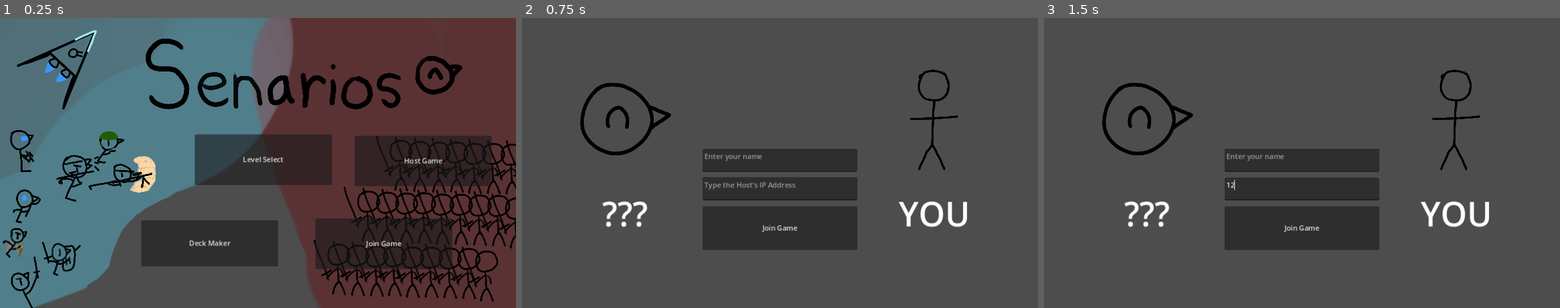
Above: before the commit, frames 1-3 (left to right).
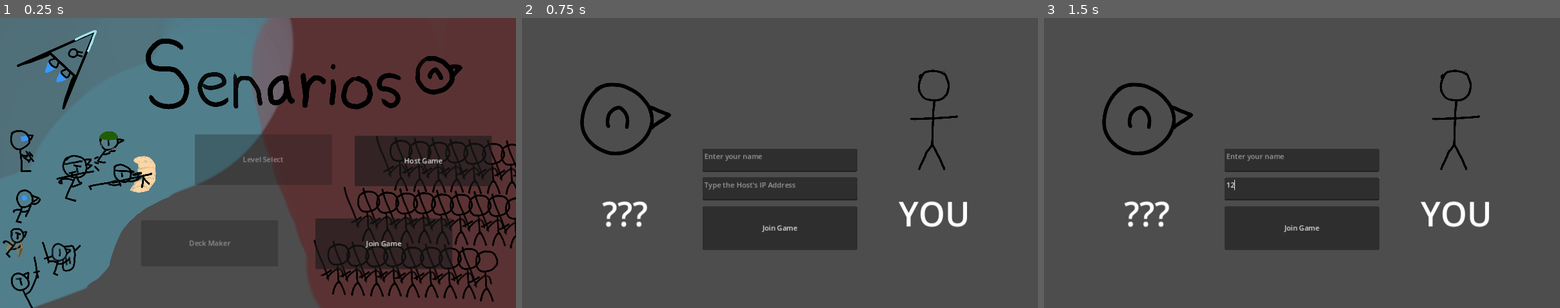
Above: after the commit, the same moments.

Repository: WywySenarios/Senarios
Game: Godot game, scene res://Scenes/main_menu.tscn
The game is run twice, just before and just after one commit, with the same random seed, the same clock (stepped at 60 frames per second) and the same inputs.
Inputs (mouse positions are in pixels of both pictures, inside the frame that each line leads up to):
- Up to frame 1 (0.25 s): no input
- Up to frame 2 (0.75 s): click "Join Game" at 0.5 s
- Up to frame 3 (1.5 s): click (1302, 189) at 1.27 s; type "12" at 1.35 s

The runs differ from the first frame. In frame 1, 1.4% of the frame differs, in the area x 36-55%, y 40-79%; in frame 2, nothing differs; in frame 3, nothing differs.

Commit message:
Slight Fixes
Reset the Stickmen Deck so it's production-ready

Added the Fusion Reactor card and GenerateEnergy move

Added a ability flag

Fixed cost of cards

Removed redundant _process functions

Added button at the end of the game to return to the main menu screen

Disabled non-functional main menu screen buttons

Temporarily disabled equivalence check for MoveAll.

Fixed match criterion for MoveAll

Removed null move warning. I'm getting lazy I guess.

Suppressed a couple of (but not all) warnings relating to overshadowing variables and integer division.

Diff:
--- a/Scenes/level.tscn
+++ b/Scenes/level.tscn
@@ -213,5 +213,22 @@
 text = "You Win!"
 fit_content = true
 
+[node name="End Game Button" type="Button" parent="."]
+visible = false
+layout_mode = 1
+anchors_preset = 8
+anchor_left = 0.5
+anchor_top = 0.5
+anchor_right = 0.5
+anchor_bottom = 0.5
+offset_left = -266.0
+offset_top = -16.5
+offset_right = 266.0
+offset_bottom = 16.5
+grow_horizontal = 2
+grow_vertical = 2
+text = "Go Back to Main Menu"
+
 [connection signal="button_up" from="Player HUD/Next Turn Button" to="." method="requestTurnChange"]
 [connection signal="button_up" from="Card Draw Ready Button" to="." method="_on_button_button_up"]
+[connection signal="button_up" from="End Game Button" to="." method="onMainMenuButtonUp"]
--- a/Scenes/main_menu.tscn
+++ b/Scenes/main_menu.tscn
@@ -16,6 +16,7 @@
 offset_top = 260.0
 offset_right = 741.0
 offset_bottom = 373.0
+disabled = true
 text = "Level Select"
 
 [node name="Deck Maker Button" type="Button" parent="."]
@@ -23,6 +24,7 @@
 offset_top = 452.0
 offset_right = 621.0
 offset_bottom = 555.0
+disabled = true
 text = "Deck Maker"
 
 [node name="Join Game Button" type="Button" parent="."]
--- a/data/decks/Default Stickman.tres
+++ b/data/decks/Default Stickman.tres
@@ -5,4 +5,4 @@
 [resource]
 script = ExtResource("1_nja7o")
 name = ""
-content = Array[String](["Gen-4-Stickman", "Gen-4-Stickman", "Gen-4-Stickman", "Gen-4-Stickman", "Gen-4-Stickman", "Gen-4-Stickman", "Gen-4-Stickman", "Gen-4-Stickman", "Gen-4-Stickman", "Gen-4-Stickman", "Gen-4-Stickman", "Gen-4-Stickman", "Gen-4-Stickman", "Gen-4-Stickman", "Gen-4-Stickman", "Production-Break", "Production-Break …(437 unchanged characters)…
+content = Array[String](["Gen-4-Stickman-Factory", "Gen-4-Stickman-Factory", "Gen-4-Stickman-Factory", "Gen-4-Stickman-Factory", "Gen-4-Stickman-Factory", "Gen-4-Stickman-Factory", "Gen-4-Stickman-Factory", "Gen-4-Stickman-Factory", "Gen-4-Stickman-Factory", "Gen-4-Stickman-Factory", "Gen-4-Stickman-Factory", "Gen-4-Stickman-Factory", "Gen-4-Stickman-Factory", "Gen-4-Stickman-Factory", "Gen-4-Stickman-Factory", "Production-Break", "Production-Break …(437 unchanged characters)…
--- a/data/decks/Default Wywy.tres
+++ b/data/decks/Default Wywy.tres
@@ -5,4 +5,4 @@
 [resource]
 script = ExtResource("1_120i7")
 name = ""
-content = Array[String](["Shock-Trooper", "Shock-Trooper", " …(96 unchanged characters)… er", "Shock-Trooper", "Shock-Trooper", "Reconstruction-Wywy", "Reconstruction-Wywy", "Reconstruction-Wywy", "Reconstruction-Wywy", "Reconstruction-Wywy", "Reconstruction-Wywy", "Reconstruction-Wywy", "Reconstruction-Wywy", "Reconstruction-Wywy", "Reconstruction-Wywy", "Nebula-Trooper", "Nebula-Trooper", "Nebula-Trooper", "Nebula-Trooper", "Nebula-Trooper", "Nebula-Trooper", "Nebula-Trooper", "Nebula-Trooper", "Nebula-Trooper", "Nebula-Trooper", "Whey-Gas", "Whey-Gas", "Whey …(91 unchanged characters)…
+content = Array[String](["Shock-Trooper", "Shock-Trooper", " …(96 unchanged characters)… er", "Shock-Trooper", "Shock-Trooper", "Fusion-Reactor", "Fusion-Reactor", "Fusion-Reactor", "Fusion-Reactor", "Fusion-Reactor", "Reconstruction-Wywy", "Reconstruction-Wywy", "Reconstruction-Wywy", "Reconstruction-Wywy", "Reconstruction-Wywy", "Nebula-Trooper", "Nebula-Trooper", "Nebula-Trooper", "Nebula-Trooper", "Nebula-Trooper", "Nebula-Trooper", "Nebula-Trooper", "Nebula-Trooper", "Shock-Trooper", "Shock-Trooper", "Whey-Gas", "Whey-Gas", "Whey …(91 unchanged characters)…
--- /dev/null
+++ b/resources/Fusion-Reactor.tres
@@ -0,0 +1,43 @@
+[gd_resource type="Resource" script_class="Entity" load_steps=8 format=3 uid="uid://bg52ec3v6mfp5"]
+
+[ext_resource type="Script" path="res://scripts/card/ability.gd" id="1_ydd6p"]
+[ext_resource type="Script" path="res://scripts/card/entity.gd" id="2_51bml"]
+[ext_resource type="Script" path="res://scripts/card/move.gd" id="2_p0dpk"]
+[ext_resource type="Script" path="res://scripts/card/moves/GenerateEnergy.gd" id="3_5su1i"]
+
+[sub_resource type="Resource" id="Resource_32gms"]
+script = ExtResource("3_5su1i")
+energy = 1
+name = "N/A"
+tooltip = ""
+quick_tooltip = ""
+
+[sub_resource type="Resource" id="Resource_6x6ma"]
+script = ExtResource("1_ydd6p")
+name = "N/A"
+tooltip = ""
+quick_tooltip = ""
+flags = Array[String](["NewRoundEnergy"])
+move = SubResource("Resource_32gms")
+prompt = {}
+
+[sub_resource type="Resource" id="Resource_64ckp"]
+script = ExtResource("2_p0dpk")
+name = "N/A"
+tooltip = ""
+quick_tooltip = ""
+
+[resource]
+script = ExtResource("2_51bml")
+health = 2
+hpr = 0
+shield = 0
+aggressive = true
+name = "N/A"
+cardID = "Fusion-Reactor"
+cardType = ""
+generation = 0
+cost = 1
+type = Array[String]([])
+move = SubResource("Resource_64ckp")
+abilities = Array[ExtResource("1_ydd6p")]([SubResource("Resource_6x6ma")])
--- a/resources/Gen-4-Deathstick.tres
+++ b/resources/Gen-4-Deathstick.tres
@@ -21,7 +21,7 @@
 cardID = "Gen-4-Deathstick"
 cardType = ""
 generation = 0
-cost = 0
+cost = 3
 type = Array[String]([])
 move = SubResource("Resource_83o3h")
 abilities = Array[ExtResource("1_085gq")]([])
--- a/resources/Gen-4-Stickman-Factory.tres
+++ b/resources/Gen-4-Stickman-Factory.tres
@@ -18,7 +18,6 @@
 hpr = 0
 shield = 0
 aggressive = true
-abilities = Array[ExtResource("1_idxnr")]([])
 name = "N/A"
 cardID = "Gen-4-Stickman-Factory"
 cardType = ""
@@ -26,3 +25,4 @@
 cost = 1
 type = Array[String]([])
 move = SubResource("Resource_i80rw")
+abilities = Array[ExtResource("1_idxnr")]([])
--- a/resources/Gen-4-Stickman.tres
+++ b/resources/Gen-4-Stickman.tres
@@ -1,6 +1,5 @@
-[gd_resource type="Resource" script_class="Entity" load_steps=6 format=3 uid="uid://dj6fq4kxuiqw3"]
+[gd_resource type="Resource" script_class="Entity" load_steps=5 format=3 uid="uid://dj6fq4kxuiqw3"]
 
-[ext_resource type="Texture2D" uid="uid://ctm24mfwo6rou" path="res://assets/cards/card_images/cardImage-Gen-4-Stickman.png" id="1_518ne"]
 [ext_resource type="Script" path="res://scripts/card/entity.gd" id="1_i8f4h"]
 [ext_resource type="Script" path="res://scripts/card/ability.gd" id="1_im243"]
 [ext_resource type="Script" path="res://scripts/card/moves/AttackDirect.gd" id="4_8kdm3"]
@@ -18,12 +17,11 @@
 hpr = 0
 shield = 0
 aggressive = true
-abilities = Array[ExtResource("1_im243")]([])
 name = "Stickman"
 cardID = "Gen-4-Stickman"
 cardType = ""
 generation = 4
-cost = 0.0
+cost = 0
 type = Array[String]([])
-image = ExtResource("1_518ne")
 move = SubResource("Resource_57sfe")
+abilities = Array[ExtResource("1_im243")]([])
--- a/resources/Giant-Stickman.tres
+++ b/resources/Giant-Stickman.tres
@@ -17,7 +17,6 @@
 hpr = 0
 shield = 0
 aggressive = true
-abilities = Array[ExtResource("1_qsxly")]([])
 name = "Giant Stickman"
 cardID = "Giant-Stickman"
 cardType = ""
@@ -25,3 +24,4 @@
 cost = 4
 type = Array[String]([])
 move = SubResource("Resource_x7h4p")
+abilities = Array[ExtResource("1_qsxly")]([])
--- a/resources/Production-Break.tres
+++ b/resources/Production-Break.tres
@@ -23,7 +23,9 @@
 MoveFriendly = SubResource("Resource_r832q")
 MoveHostile = SubResource("Resource_8aqes")
 criteria = {
-"content": {},
+"content": {
+"match": "Gen-4-Stickman-Factory"
+},
 "type": "All"
 }
 name = "N/A"
@@ -35,7 +37,6 @@
 charges = 1
 chargeRegen = 0
 sacrificial = ""
-abilities = Array[ExtResource("1_eaa6w")]([])
 name = "N/A"
 cardID = "Production-Break"
 cardType = ""
@@ -43,3 +44,4 @@
 cost = 2
 type = Array[String]([])
 move = SubResource("Resource_8dq0n")
+abilities = Array[ExtResource("1_eaa6w")]([])
--- a/resources/Reconstruction-Wywy.tres
+++ b/resources/Reconstruction-Wywy.tres
@@ -39,7 +39,7 @@
 cardID = "Reconstruction-Wywy"
 cardType = ""
 generation = 0
-cost = 0
+cost = 3
 type = Array[String]([])
 move = SubResource("Resource_ixqeg")
 abilities = Array[ExtResource("1_u7w2u")]([SubResource("Resource_qb7rv")])
--- a/resources/Whey-Gas.tres
+++ b/resources/Whey-Gas.tres
@@ -33,7 +33,6 @@
 charges = 1
 chargeRegen = 0
 sacrificial = ""
-abilities = Array[ExtResource("1_xfhn6")]([])
 name = "N/A"
 cardID = "Whey-Gas"
 cardType = ""
@@ -41,3 +40,4 @@
 cost = 2
 type = Array[String]([])
 move = SubResource("Resource_q8mku")
+abilities = Array[ExtResource("1_xfhn6")]([])
--- a/scripts/Deck Area.gd
+++ b/scripts/Deck Area.gd
@@ -5,10 +5,5 @@
 func _ready():
 	modulate = Color(modulate, 0.5)
 
-
-# Called every frame. 'delta' is the elapsed time since the previous frame.
-func _process(delta):
-	pass
-
 func setVisibility(visibility: bool):
 	visible = visibility
--- a/scripts/autoload/draggables.gd
+++ b/scripts/autoload/draggables.gd
@@ -8,11 +8,6 @@
 # Called when the node enters the scene tree for the first time.
 func _ready():
 	pass # Replace with function body.
-
-
-# Called every frame. 'delta' is the elapsed time since the previous frame.
-func _process(delta):
-	pass
 
 func selectCard(card) -> void:
 	if cardSelected == null:
--- a/scripts/autoload/lobby.gd
+++ b/scripts/autoload/lobby.gd
@@ -248,7 +248,7 @@
 ## This function creates a server and connects the person who is currently trying to host to their own server.
 func createServer(playerName: String):
 	peer = ENetMultiplayerPeer.new()
-	var error = peer.create_server(PORT, MAX_CONNECTIONS)
+	var error = peer.create_server(PORT, MAX_CONNECTIONS) # CRITICAL can't create server if you already played a game before. Rebooting the project fixes this.
 	if error != OK:
 		server_up.emit("Failed to create server: " + str(error))
 		return error
@@ -362,6 +362,8 @@
 				object = Heal.new()
 			"BonusAttack":
 				object = BonusAttack.new()
+			"GenerateEnergy":
+				object = GenerateEnergy.new()
 			_:
 				return null
 	else:
@@ -487,7 +489,6 @@
 						2:
 							approveGameStateChange.rpc({"name": "Battle", "lane": 0})
 			"Battle":
-				# CRITICAL TODO ensure validity
 				match gameState.lane:
 					0: # lane 1 is done fighting,
 						approveGameStateChange.rpc({"name": "Battle", "lane": 1})
@@ -531,8 +532,9 @@
 func serverNextRound():
 	gameRound += 1
 
-	# give energy
-	setEnergy.rpc(playersReady, 10) # gameRound
+	# give energy and trigger related abilities
+	setEnergy.rpc(playersReady, gameRound)
+	triggerAbilities("NewRoundEnergy")
 
 	# draw cards
 	for i in players.keys():
@@ -680,7 +682,7 @@
 					# index 2 -> player 2
 					if y == 1:
 						return 1
-					else:
+					else: # CRITICAL always defaults to player 2 if an invalid input is given
 						return playerNumbers.find_key(2)
 				_:
 					print_debug("The given Card has an invalid move type.")
@@ -688,20 +690,32 @@
 
 ## Attempts to trigger abilities based on the respective flag.
 ## This function calls for and handles animations as needed.
-func triggerAbilities(flag: String):
+## [param y] and [param lane] are passed into findTarget() function when needed.
+func triggerAbilities(flag: String, y: int = -1, lane: int = -1):
 	# Remember that the ability queue is: [location, source: Card, animation to execute]
+	var yIn: int
+	var laneIn: int
 
 	# Loop through every ability from Stickmen to Wywys, from left to right.
 	# TODO loop through inventory cards
 	for i in range(gridHeight):
 		for a in range(gridLength):
+			# skip cards that don't exist
+			if activeCards[i][a] == null:
+				continue
+
 			# check if the card has an ability that will trigger due to this flag
 			# check all abilities
 			for b in activeCards[i][a].card.abilities:
 				# check all ability flags
 				for c in b.flags:
 					if flag == c: # if there is an ability,
-						triggerAbility(b, [i, a] as Array[int], activeCards[i][a])
+						# TODO CRITICAL change findTarget algorithm
+						if y == -1:
+							yIn = i # TODO CRITICAL change default
+						if lane == -1:
+							laneIn = a
+						triggerAbility(b, [i, a] as Array[int], activeCards[i][a].card, findTarget(b.move, yIn, laneIn))
 						break # continue to the next ability to check
 
 	if not nextAbilities.is_empty(): # if we need to execute abilities,
@@ -789,7 +803,11 @@
 
 				kill.emit(i.target)
 			"Ability":
+				# TODO implement
 				ability.emit(i.target, deserialize(i.statChange))
+			"GenerateEnergy":
+				if multiplayer.is_server():
+					giveEnergy.rpc([i.target] as Array[int], i.statChange.energy)
 			_: # if they didn't give a valid type,
 				continue # ignore this entire request
 
@@ -840,6 +858,8 @@
 				for i in nextAbilities[0][3]:
 					if i == "death":
 						validAbilityTrigger = true
+					else:
+						validAbilityTrigger = true # TODO CRITICAL fix this, it's 11:09 and my project's due XD
 				if validAbilityTrigger:
 					nextAnimations.insert(0, nextAbilities[0][2]) # CRITICAL fix this, a separate execute call should be made
 					nextAbilities.pop_front()
@@ -1041,9 +1061,9 @@
 #endregion
 
 @rpc("authority", "call_local", "reliable")
-func prompt(prompt: Dictionary):
-	if prompt.player == playerNumbers[myID]: # if I'm the guy being asked,
-		levelNode.prompt(prompt)
+func prompt(_prompt: Dictionary):
+	if _prompt.player == playerNumbers[myID]: # if I'm the guy being asked,
+		levelNode.prompt(_prompt)
 
 @rpc("any_peer", "call_local", "reliable")
 func respondToPrompt(id: int, response: Variant):
@@ -1060,8 +1080,10 @@
 			if currentPrompt.has("matchCardID") and not activeCards[response[0]][response[1]].card.cardID == currentPrompt.matchCardID:
 				validResponse = false
 			if currentPrompt.has("side"):
+				@warning_ignore("integer_division")
 				if playerNumbers[id] == 1 and response[0] < gridHeight / 2:
 					validResponse = false
+					@warning_ignore("integer_division") # IDK why godot REALLY wants me to indent this, but OK. Maybe I'll submit a bug report later.
 				elif playerNumbers[id] == 2 and response[0] > gridHeight / 2:
 					validResponse = false
 		elif response is int:
--- a/scripts/card/card.gd
+++ b/scripts/card/card.gd
@@ -53,8 +53,6 @@
 
 	if move != null:
 		output.content["move"] = move.serialize()
-	else:
-		print_debug("Uh oh! move is null!")
 
 	var serializedAbilities: Array[Dictionary] = []
 	for i in abilities:
--- /dev/null
+++ b/scripts/card/moves/GenerateEnergy.gd
@@ -0,0 +1,42 @@
+class_name GenerateEnergy extends Move
+
+@export var energy: int = 1
+
+func getType() -> String:
+	return "Conjure" # TODO find a better name
+
+func execute(_target: Variant, attacker: Card) -> Dictionary:
+	return {
+		"target": _target,
+		"cause": null, # TODO fix
+		"type": "GenerateEnergy",
+		"directAttack": false, # not relevant
+		"statChange": {
+			"energy": energy,
+		}
+	}
+
+## Transform this card's data into a Dictionary.
+## Does not modify the card's contents.
+func serialize() -> Dictionary:
+	var output: Dictionary = {
+		"subtype": "GenerateEnergy",
+		"content": {
+			"energy": energy,
+		},
+	}
+
+	# do NOT override the above data
+	var superClassSerializaiton = super.serialize()
+	output.merge(superClassSerializaiton, false)
+	output.content.merge(superClassSerializaiton.content, false)
+	return output
+
+## Deserialize the dictionary and inject its data into the card this was called on.
+## Calls updates only when there is a change in the values or references
+func deserialize(_object: Dictionary) -> void:
+	if _object.content.has("energy") and _object.content.energy != energy:
+		energy = _object.content.energy
+		# TODO emit signal
+
+	super.deserialize(_object)
--- a/scripts/card/moves/MoveAll.gd
+++ b/scripts/card/moves/MoveAll.gd
@@ -13,7 +13,7 @@
 ## NOTE: Cards cannot meet any criteria if there are no criteria.
 @export var criteria: Dictionary = {
 	"type": "All",
-	"content": {}
+	"content": {},
 }
 
 func getType() -> String:
@@ -33,7 +33,7 @@
 				var matchesAnyCriterion = false
 				var matchesAllCriterion = true
 				if criteria.content.has("match"):
-					if Lobby.activeCards[i][a].card.card.cardID == criteria.content.match:
+					if Lobby.activeCards[i][a].card.cardID == criteria.content.match:
 						matchesAnyCriterion = true
 					else:
 						matchesAllCriterion = false
@@ -49,6 +49,7 @@
 
 				if moveActive:
 					# WARNING hard-coded
+					@warning_ignore("integer_division")
 					var friendly = not i < Lobby.gridHeight / 2 # friendly from the host's perspective?
 					# invert friendliness if you are not the host
 					if _target:
@@ -68,7 +69,10 @@
 	var output: Dictionary = {
 		"subtype": "MoveAll",
 		"content": {
-			"criteria": criteria,
+			"criteria": {
+				"type": criteria.type,
+				"content": criteria.content
+			}
 		},
 	}
 
@@ -92,8 +96,9 @@
 	if _object.content.has("MoveHostile"):
 		MoveHostile = Lobby.deserialize(_object.content.MoveHostile)
 
-	if _object.content.has("criteria") and ((_object.content.criteria.has("type") and _object.content.criteria.type != criteria.type) or (_object.content.criteria.has("content") and _object.content.criteria.content != criteria.content)):
+	if _object.content.has("criteria"): #and ((_object.content.criteria.has("type") and _object.content.criteria.type != criteria.type) or (_object.content.criteria.has("content") and _object.content.criteria.content != criteria.content)):
 		criteria = _object.content.criteria
+		criteria.content = _object.content.criteria.content
 		# TODO emit signal
 
 	super.deserialize(_object)
--- a/scripts/host_lobby.gd
+++ b/scripts/host_lobby.gd
@@ -13,11 +13,6 @@
 	# connect signal to detect when the opponent has joined the lobby.
 	# DO NOT connect this signal before creating the server, as calling createServer() connects the current player to the server and emits the signal
 	Lobby.player_connected.connect(_opponent_connected)
-
-
-# Called every frame. 'delta' is the elapsed time since the previous frame.
-func _process(delta):
-	pass
 
 
 
--- a/scripts/level.gd
+++ b/scripts/level.gd
@@ -205,11 +205,16 @@
 		$"End Game Message".text = "You won!"
 
 	$"End Game Message".show()
+	$"End Game Button".show()
 #endregion
 
-func prompt(prompt: Dictionary) -> void:
-	$"Current Prompt".text = prompt.message
+func prompt(_prompt: Dictionary) -> void:
+	$"Current Prompt".text = _prompt.message
 	$"Current Prompt".show()
 
 func clearPrompt() -> void:
 	$"Current Prompt".hide()
+
+
+func onMainMenuButtonUp() -> void:
+	get_tree().change_scene_to_file("res://scenes/main_menu.tscn")
--- a/scripts/level/card.gd
+++ b/scripts/level/card.gd
@@ -181,7 +181,7 @@
 
 ## Called when the attack of the chilid card should be updated (does not necessarily change the value)
 func changeAttack(_card: Card = card, oldAttack: int = -1) -> void:
-	if faceup:
+	if faceup and card.move != null:
 		match card.move.getType():
 			"AttackDirect":
 				$"Contents/Attack Container".show()
--- a/scripts/level/grid_tile.gd
+++ b/scripts/level/grid_tile.gd
@@ -19,11 +19,6 @@
 	# prompt signals:
 	clicked.connect(Lobby.respondToPrompt)
 	# END: prompt signals
-
-
-# Called every frame. 'delta' is the elapsed time since the previous frame.
-func _process(delta):
-	pass
 
 #region Animations
 # General validity checking strategy:
--- a/scripts/lobby.gd
+++ b/scripts/lobby.gd
@@ -6,12 +6,6 @@
 	# connect signals to broadcast messages
 	multiplayer.connection_failed.connect(failed_to_join) # failed connection
 	Lobby.player_info_changed.connect(playerInfoChanged) # server host's name?
-
-
-# Called every frame. 'delta' is the elaspsed time since the previous frame.
-func _process(delta) -> void:
-	pass
-
 
 ## Attempts to connect to the host with the IP address specified in the respective text box (as inputted by the user)
 func _on_join_button_pressed() -> void:
--- a/scripts/main_menu/main_menu.gd
+++ b/scripts/main_menu/main_menu.gd
@@ -3,11 +3,6 @@
 # Called when the node enters the scene tree for the first time.
 func _ready():
 	pass # Replace with function body.
-
-
-# Called every frame. 'delta' is the elapsed time since the previous frame.
-func _process(delta):
-	pass
 
 func _on_button_down(type):
 	get_tree().change_scene_to_file("res://scenes/" + type + "/" + type + ".tscn")
--- a/scripts/player.gd
+++ b/scripts/player.gd
@@ -6,7 +6,7 @@
 ## Non-optional variable containing the player ID. The default value (no explicitly assigned playerID) is -1.
 @export var id : int = -1
 ## Each player starts with 1 energy.
-@export var energy: int = 10
+@export var energy: int = 1
 @export var health: int = 20
 #@export var statusEffects:
 @export var isTheirTurn: bool = false
